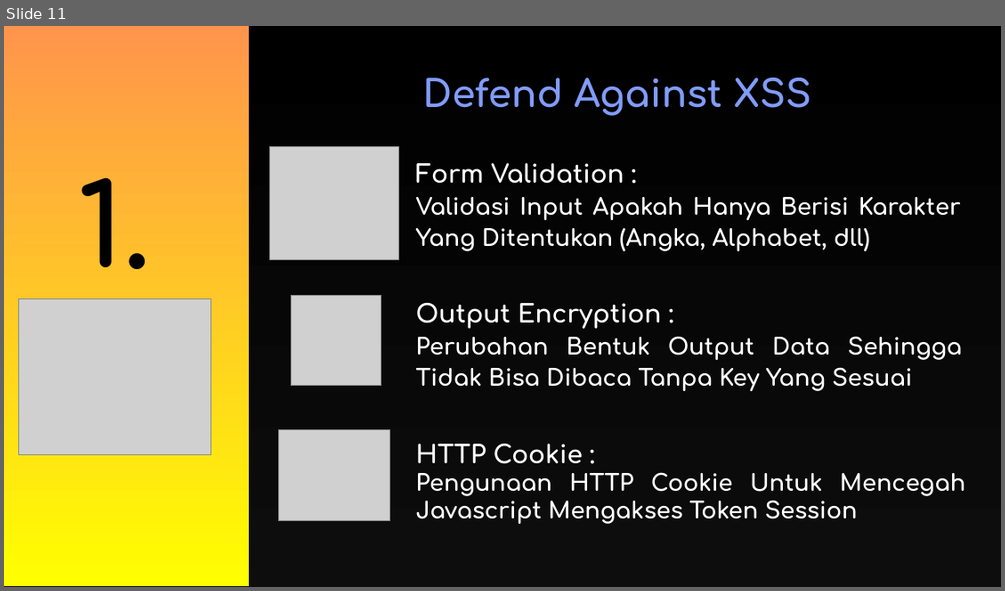
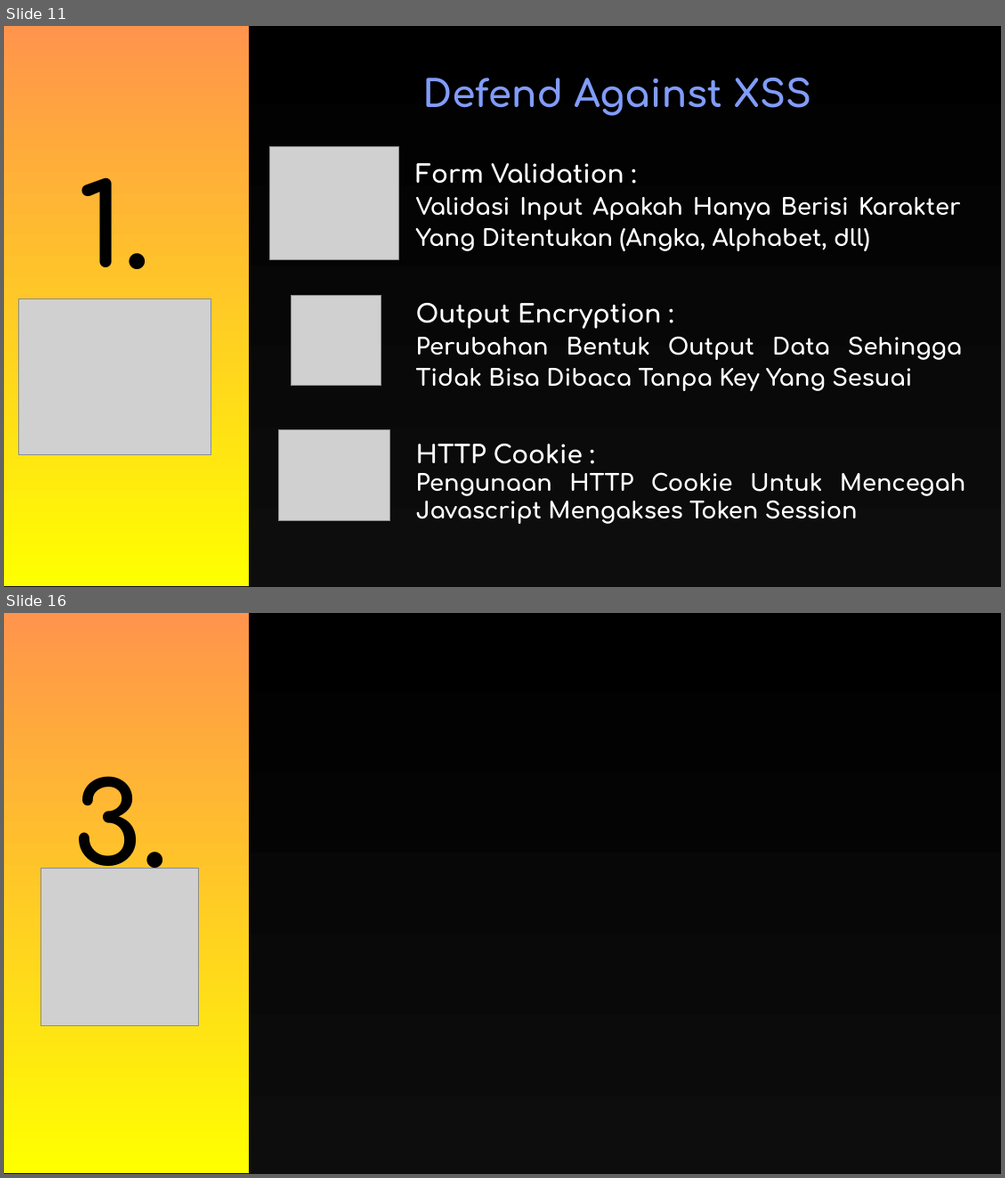
Before and after one commit to Fhreiz77/Watson-Scroll-Fesnuk-, a slide deck: John/PPT_Keamanan_Data.pptx. Shown one above the other, each under a label of ours: slide 11 before the commit, slides 11 and 16 after it; the slides between them are not shown. The pictures are 1005x591 and 1005x1178 pixels, drawn with LibreOffice and Linux fonts; fonts in the diff are those of the drawing; grey boxes stand for pictures; background and template pictures are left out. Boxes give left, top, right and bottom in pixels: in the first picture for what was removed or moved away, otherwise in the second. Text is boxed around its words. In the diff, an @@ line names an element or a change of style, - is before the commit and + after.

```diff
--- a/John/PPT_Keamanan_Data.pptx
+++ b/John/PPT_Keamanan_Data.pptx
@@ slide 16 added at [4,613,1001,1174], background #FFFFFF @@
@@ pentagon arrow added at [4,613,1001,1174], fill gradient #000000 to #0D0D0D @@
@@ rectangle added at [4,613,250,1173], fill gradient #FF944C to #FFFF00 @@
@@ text added at [73,776,168,892], 110 pt, text #000000, bold @@
+3.
@@ picture added at [40,868,198,1026] @@
```
Also in this commit, not shown: 5 slides changed, 1 other slide added, 1 slide removed.
